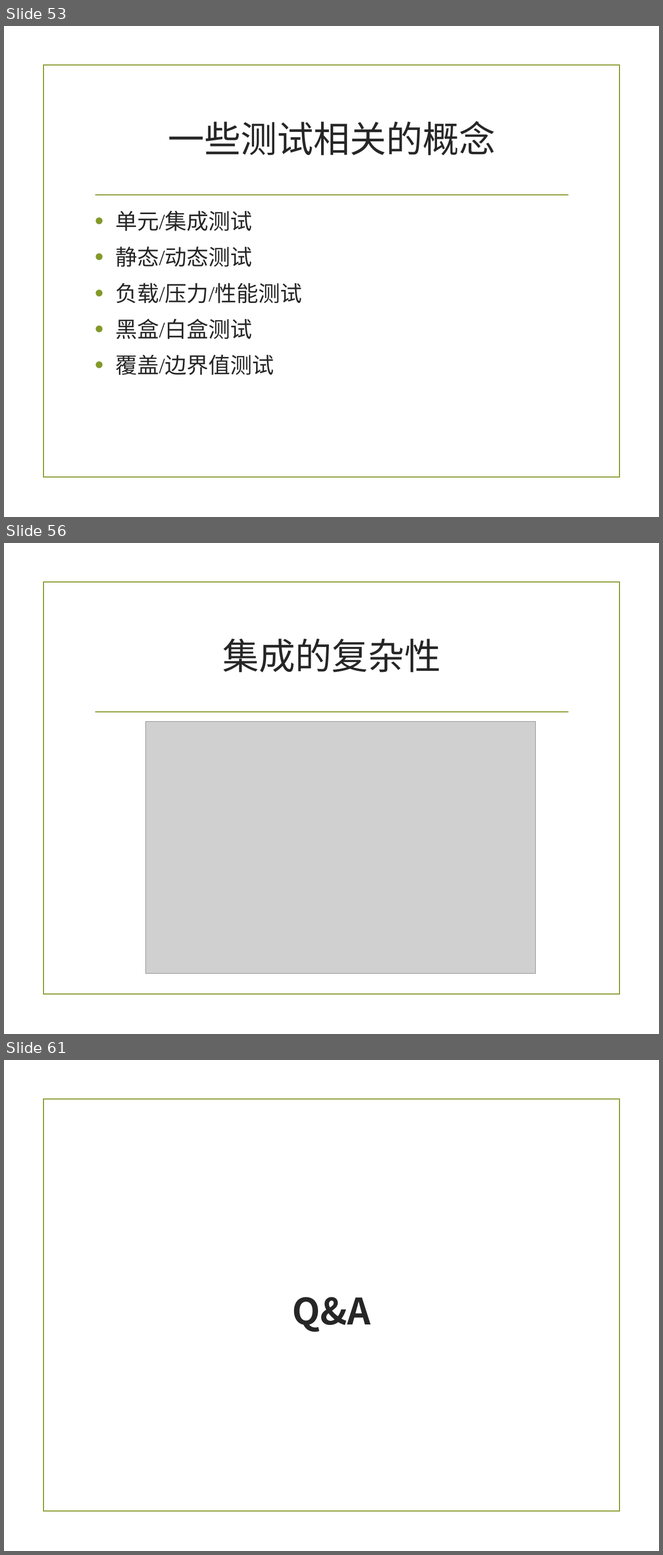
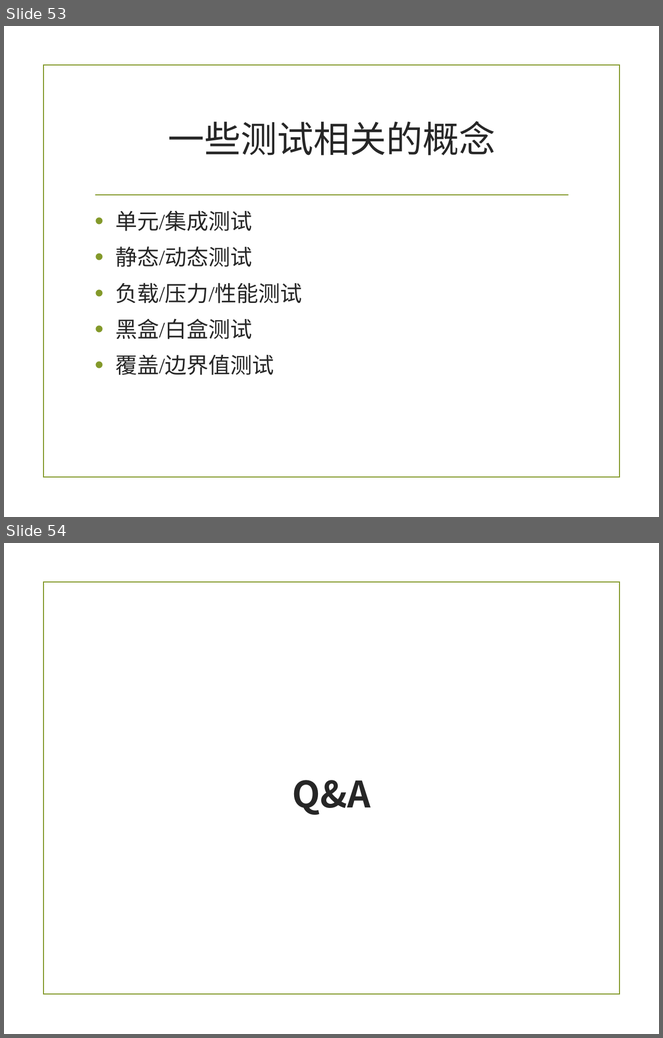
Before and after one commit to zuoshenghuang/curriculum, a slide deck: software/Ch_4_pro.pptx. Shown one above the other, each under a label of ours: slides 53, 56 and 61 before the commit, slides 53 and 54 after it; the slides between them are not shown. The pictures are 663x1555 and 663x1038 pixels, drawn with LibreOffice and Linux fonts; fonts in the diff are those of the drawing; grey boxes stand for pictures; background and template pictures are left out. Boxes give left, top, right and bottom in pixels: in the first picture for what was removed or moved away, otherwise in the second. Text is boxed around its words. In the diff, an @@ line names an element or a change of style, - is before the commit and + after.

```diff
--- a/software/Ch_4_pro.pptx
+++ b/software/Ch_4_pro.pptx
@@ slide 56 removed at (4, 543, 659, 1034), background picture (left out); not listed: 2 template elements that a slide beside it also shows @@
@@ title removed at (223, 639, 441, 672) @@
-集成的复杂性
@@ picture removed at (146, 722, 536, 974) @@
@@ what was slide 61 is now slide 54 @@
```
Also in this commit, not shown: 4 slides changed, 6 other slides removed, 4 other files.
